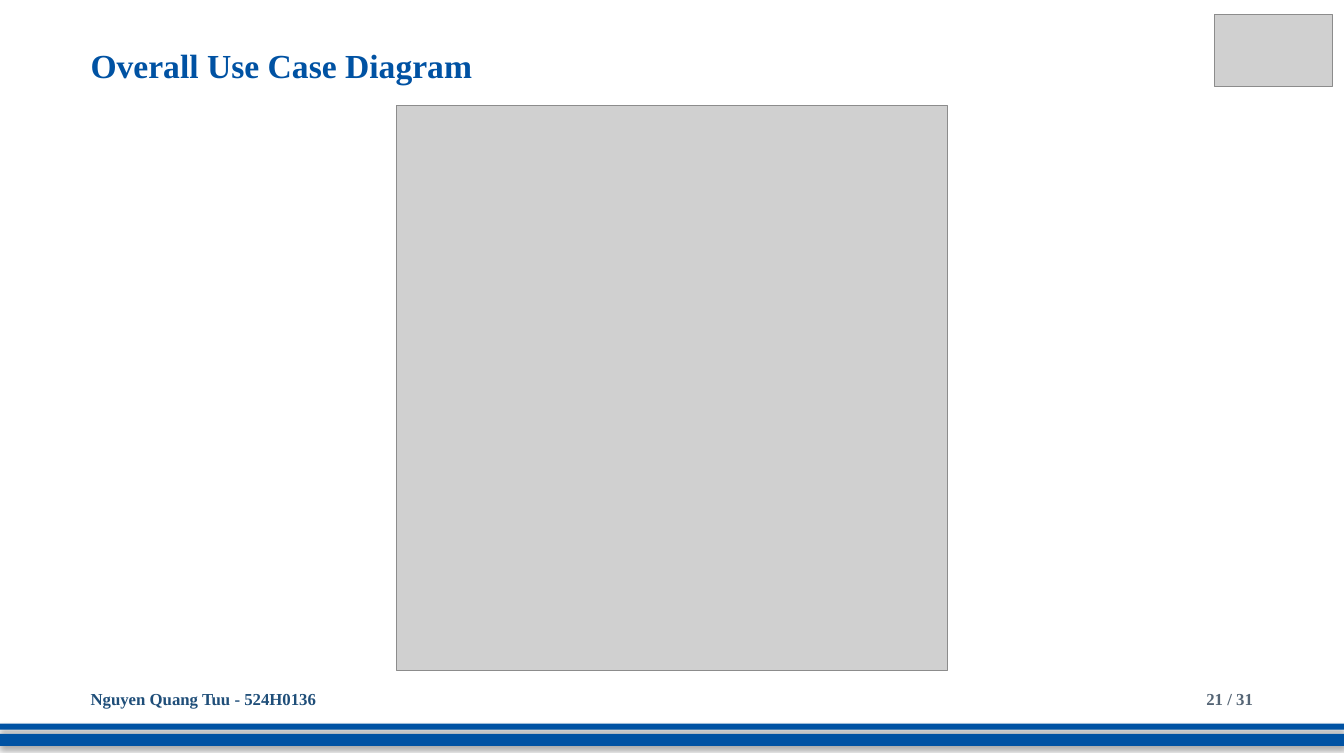
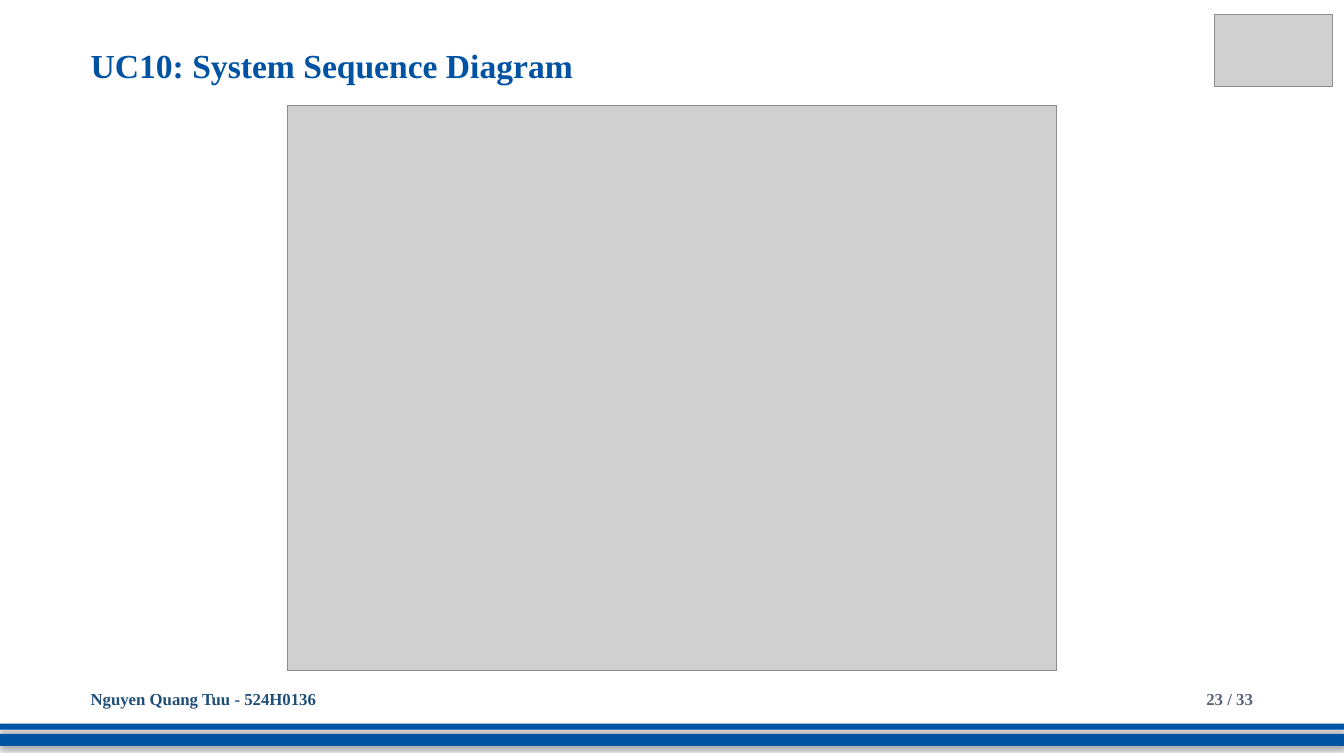
Before and after one commit to DoQuocTrung06/SaigonBite-RAD-TeamF10, a slide deck: slide 23 of Part_2/TeamF10_Presentation_for_SaigonBite.pptx (slide 21 before the commit). Drawn at 1344x756 pixels with LibreOffice and Linux fonts; fonts in the diff are those of the drawing; grey boxes stand for pictures. Boxes give left, top, right and bottom in pixels: in the first picture for what was removed or moved away, otherwise in the second. Text is boxed around its words. In the diff, an @@ line names an element or a change of style, - is before the commit and + after.

```diff
--- a/Part_2/TeamF10_Presentation_for_SaigonBite.pptx
+++ b/Part_2/TeamF10_Presentation_for_SaigonBite.pptx
@@ text at (91,54,573,85): text changed @@
-Overall Use Case Diagram
+UC10: System Sequence Diagram
@@ picture: place and size @@
-picture at (396,106,947,670)
+picture at (287,106,1057,670)
@@ text at (1206,694,1253,705): text changed @@
-21 / 31
+23 / 33
```
Also in this commit, not shown: 30 other slides changed, 2 slides added.
